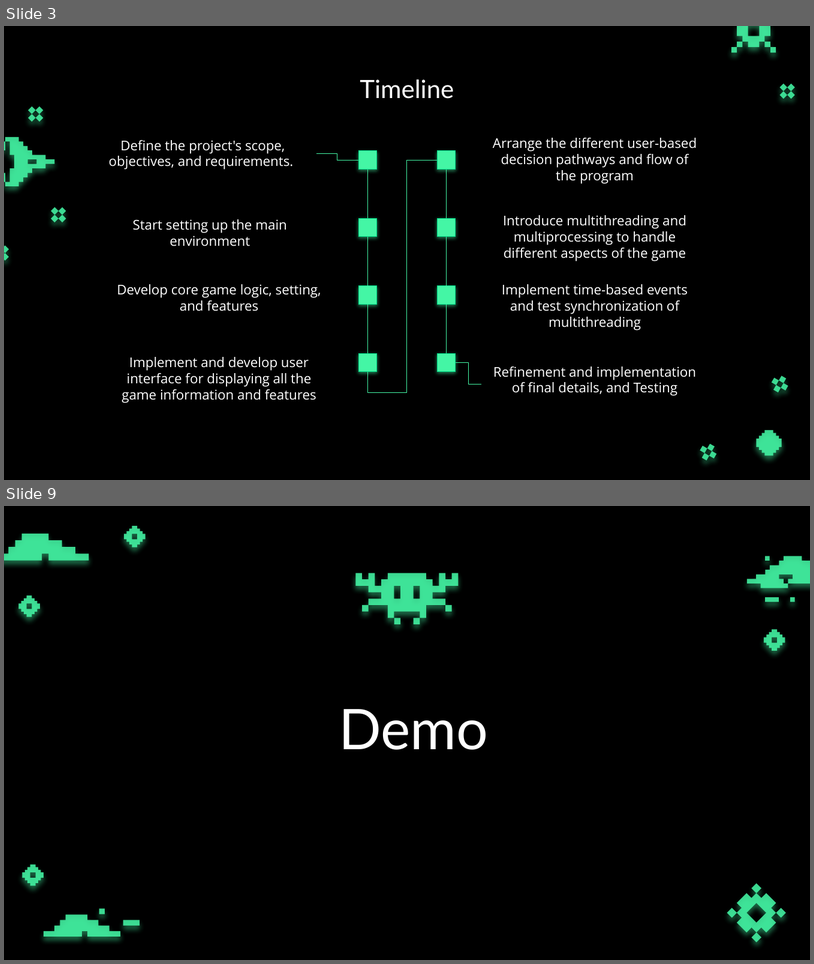
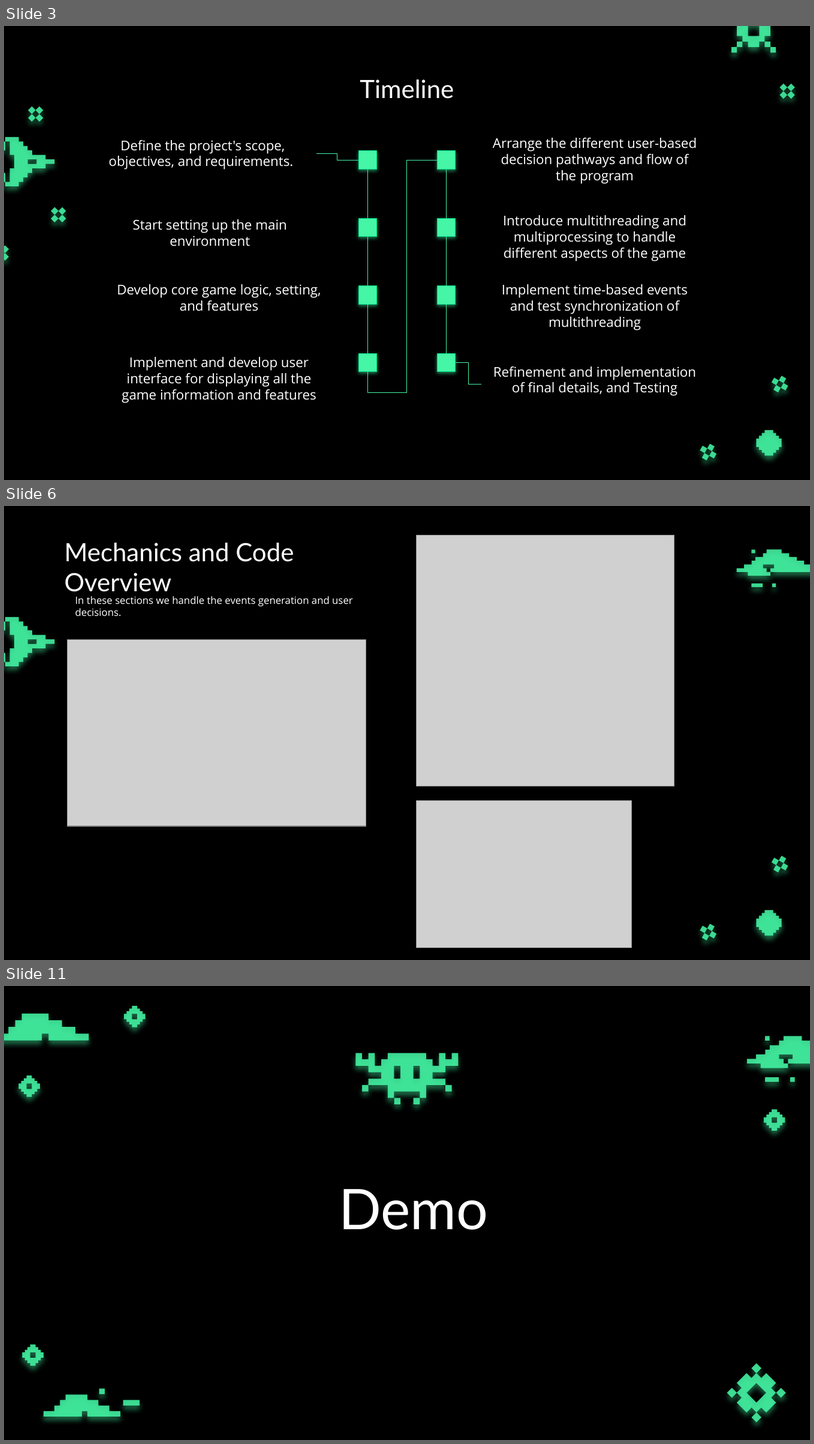
Before and after one commit to andyg817/CSCI511Game, a slide deck: Final Presentation.pptx. Shown one above the other, each under a label of ours: slides 3 and 9 before the commit, slides 3, 6 and 11 after it; the slides between them are not shown. The pictures are 814x964 and 814x1444 pixels, drawn with LibreOffice and Linux fonts; fonts in the diff are those of the drawing; grey boxes stand for pictures; background and template pictures are left out. Boxes give left, top, right and bottom in pixels: in the first picture for what was removed or moved away, otherwise in the second. Text is boxed around its words. In the diff, an @@ line names an element or a change of style, - is before the commit and + after.

```diff
--- a/Final Presentation.pptx
+++ b/Final Presentation.pptx
@@ slide 6 added at bbox=[4, 506, 810, 960], background picture (left out); not listed: 10 template elements that a slide beside it also shows @@
@@ picture added at bbox=[417, 535, 675, 786] @@
@@ title added at bbox=[65, 543, 294, 592], 30 pt, text #FFFFFF @@
+Mechanics and Code Overview
@@ group added at bbox=[737, 550, 810, 587]: 4 freeform shapes @@
@@ text added at bbox=[75, 596, 353, 616], 12 pt, text #FFFFFF @@
+In these sections we handle the events generation and user decisions.
@@ picture added at bbox=[67, 640, 366, 826] @@
@@ picture added at bbox=[417, 801, 632, 948] @@
@@ what was slide 9 is now slide 11 @@
```
Also in this commit, not shown: 3 slides changed, 3 other slides added, 2 slides removed, 4 other files.
